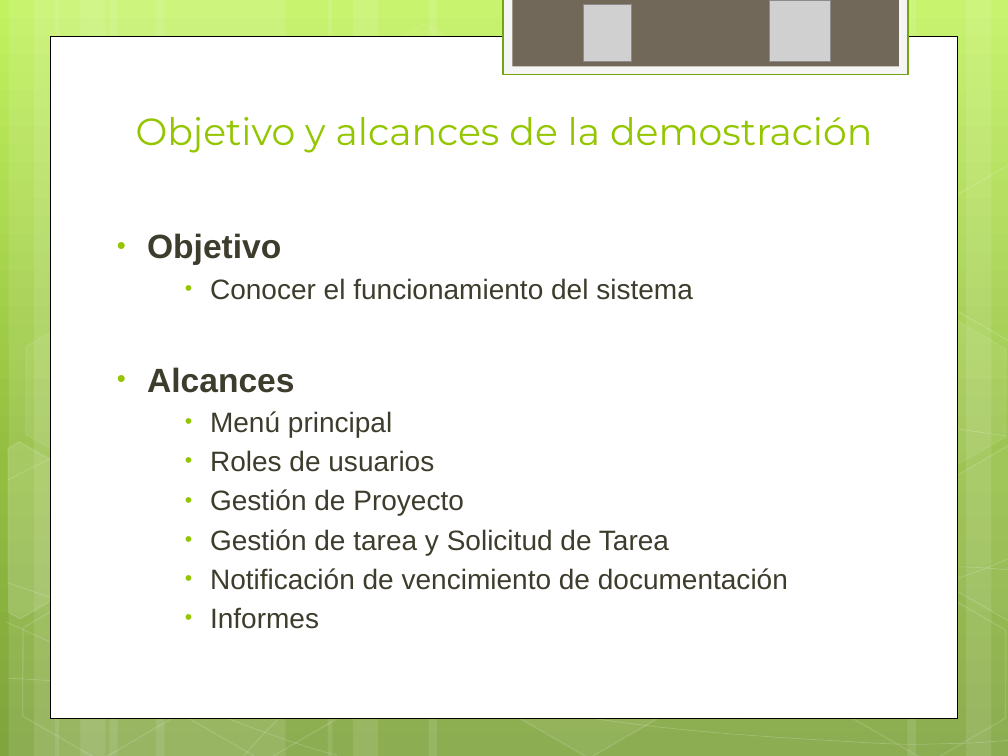
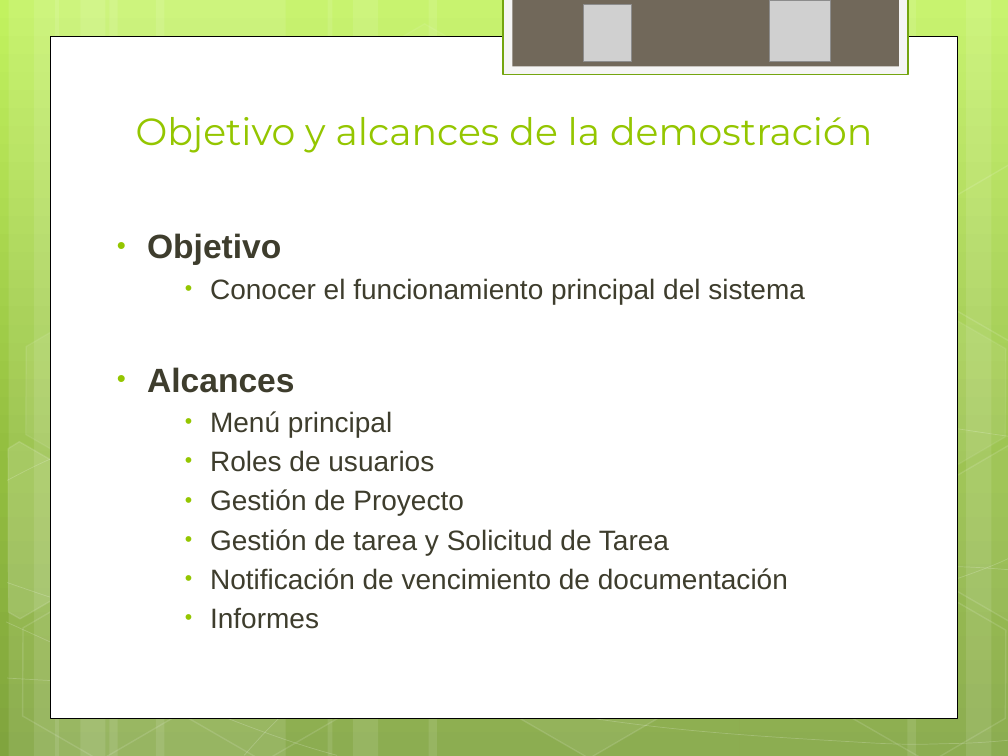
Before and after one commit to ptissera/habilitacion-profesional-2012-4k4, a slide deck: slide 25 of Documentacion/Proyecto/Presentacion Final/Exposicion Final.pptx. Drawn at 1008x756 pixels with LibreOffice and Linux fonts; fonts in the diff are those of the drawing; grey boxes stand for pictures. Boxes give left, top, right and bottom in pixels: in the first picture for what was removed or moved away, otherwise in the second. Text is boxed around its words. In the diff, an @@ line names an element or a change of style, - is before the commit and + after.

```diff
--- a/Documentacion/Proyecto/Presentacion Final/Exposicion Final.pptx
+++ b/Documentacion/Proyecto/Presentacion Final/Exposicion Final.pptx
@@ text at box(210, 278, 805, 304): text changed @@
-    • Conocer el funcionamiento del sistema
+    • Conocer el funcionamiento principal del sistema
```
Also in this commit, not shown: 6 other slides changed, 5 slides added, 4 slides removed.
